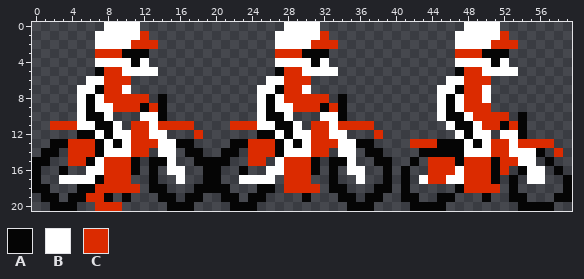
Pixel-art sprite -- assets/img/pilotStart.png. This is how it looked before the edit.
The file is 60x21 pixels.
Palette (. is transparent): A #050505  B #ffffff  C #db2b00
Pixels before, first column x 0:
 0 ........BBBB................BBBB................BBBB........
 1 .......BBBBBC..............BBBBBC..............BBBBBC.......
 2 .......BBBBCCC.............BBBBCCC.............BBBBCCC......
 3 .......CCCAAA..............CCCAAA..............CCCAAA.......
 4 .......BBBBAB..............BBBBAB..............BBBBAB.......
 5 .......ACCBBBB.............ACCBBBB.............ACCBBBB......
 6 ......BBCCC...............BBCCC...............BBCCC.........
 7 .....BBACCB..............BBACCB..............BBACCB.........
 8 .....BABCCCCC.A..........BABCCCCC.A..........BABCCB.........
 9 .....BABBCCCACA..........BABBCCCACA..........BABCCC.........
10 .....BAAB...BBA..........BAAB...BBA..........BAABCCCC.A.....
11 ..CCCBBAAB.CCBCCCC....CCCBBAAB.CCBCCCC........BAABCCACA.....
12 .....AABABBCCBB...C......AABABBCCBB...C........BABB.BBA.....
13 ..AACCCABABCCCBBAA....AACCCABABCCCBBAA....CCCAAABABCCBCCCC..
14 .AA.CCCABBBCC.BB.AA..AA.CCCABBBCC.BB.AA....AAAAABBBCCBBBA.C.
15 AA..CCABCCCA.AAB..AAAA..CC.BCCCA.AAB..AA..A.CCCACCCACCBB.A..
16 A..A..BBCCCA.A.BB..AA..A..BBCCCA.A.BB..A.A..CCCBCCCAC.ABB.A.
17 A..BBBBACCC..A..B..AA..BBBB.CCC..A..B..A.A.BCCBBCCCA.A.BB..A
18 AA...AACCCCC.AA...AAAA...AA.CCCC.AA...AA.A.....ACCCC.A.....A
19 .AA.AACCA.A...AA.AA..AA.AA....A...AA.AA..AA..AA...A..AA...AA
20 ..AAA..CCC.....AAA....AAA..........AAA....AAAA........AAAA..
After the commit:
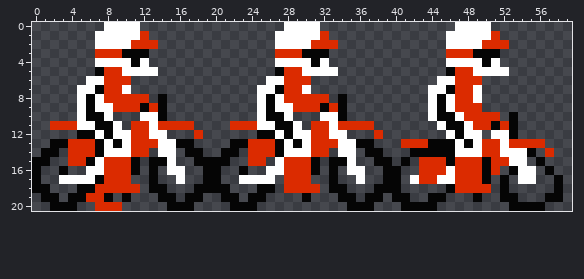
From the commit log: feat: add startBackground, DownConsole
Changes in this commit:
{"y":0,"x":47,"old":".","new":"B"}
{"y":0,"x":51,"old":"B","new":"."}
{"y":1,"x":46,"old":".","new":"B"}
{"y":1,"x":51,"old":"BC","new":"C."}
{"y":2,"x":46,"old":".","new":"B"}
{"y":2,"x":50,"old":"B","new":"C"}
{"y":2,"x":53,"old":"C","new":"."}
{"y":3,"x":46,"old":".","new":"C"}
{"y":3,"x":49,"old":"C","new":"A"}
{"y":3,"x":52,"old":"A","new":"."}
{"y":4,"x":46,"old":".","new":"B"}
{"y":4,"x":50,"old":"BAB","new":"AB."}
{"y":5,"x":46,"old":".A","new":"AC"}
{"y":5,"x":49,"old":"C","new":"B"}
{"y":5,"x":53,"old":"B","new":"."}
{"y":6,"x":45,"old":".","new":"B"}
{"y":6,"x":47,"old":"B","new":"C"}
{"y":6,"x":50,"old":"C","new":"."}
{"y":7,"x":44,"old":".","new":"B"}
{"y":7,"x":46,"old":"BA","new":"AC"}
{"y":7,"x":49,"old":"CB","new":"B."}
{"y":8,"x":44,"old":".BAB","new":"BABC"}
{"y":8,"x":49,"old":"CB","new":"B."}
{"y":9,"x":44,"old":".BAB","new":"BABC"}
{"y":9,"x":50,"old":"C","new":"."}
{"y":10,"x":44,"old":".B","new":"BA"}
{"y":10,"x":47,"old":"AB","new":"BC"}
{"y":10,"x":52,"old":"C.A","new":".A."}
{"y":11,"x":45,"old":".B","new":"BA"}
{"y":11,"x":48,"old":"AB","new":"BC"}
{"y":11,"x":51,"old":"CACA","new":"ACA."}
{"y":12,"x":46,"old":".BA","new":"BAB"}
{"y":12,"x":50,"old":"B.","new":".B"}
{"y":12,"x":53,"old":"BA","new":"A."}
{"y":13,"x":41,"old":".","new":"C"}
{"y":13,"x":44,"old":"C","new":"A"}
{"y":13,"x":47,"old":"ABAB","new":"BABC"}
{"y":13,"x":52,"old":"CB","new":"BC"}
{"y":13,"x":57,"old":"C","new":"."}
{"y":14,"x":42,"old":".","new":"A"}
{"y":14,"x":47,"old":"A","new":"B"}
{"y":14,"x":50,"old":"B","new":"C"}
{"y":14,"x":52,"old":"C","new":"B"}
{"y":14,"x":55,"old":"BA.C","new":"A.C."}
{"y":15,"x":41,"old":".A.","new":"A.C"}
{"y":15,"x":46,"old":"CA","new":"AC"}
{"y":15,"x":50,"old":"CA","new":"AC"}
{"y":15,"x":53,"old":"C","new":"B"}
{"y":15,"x":55,"old":"B.A","new":".A."}
{"y":16,"x":40,"old":".A","new":"A."}
{"y":16,"x":43,"old":".","new":"C"}
{"y":16,"x":46,"old":"CB","new":"BC"}
{"y":16,"x":50,"old":"CAC.A","new":"AC.AB"}
{"y":16,"x":56,"old":"B.A","new":".A."}
{"y":17,"x":40,"old":".A.B","new":"A.BC"}
{"y":17,"x":45,"old":"C","new":"B"}
{"y":17,"x":47,"old":"B","new":"C"}
{"y":17,"x":50,"old":"CA.A.","new":"A.A.B"}
{"y":17,"x":56,"old":"B","new":"."}
{"y":17,"x":58,"old":".A","new":"A."}
{"y":18,"x":40,"old":".A","new":"A."}
{"y":18,"x":46,"old":".A","new":"AC"}
{"y":18,"x":51,"old":"C.A","new":".A."}
{"y":18,"x":58,"old":".A","new":"A."}
{"y":19,"x":40,"old":".","new":"A"}
{"y":19,"x":42,"old":"A","new":"."}
{"y":19,"x":44,"old":".","new":"A"}
{"y":19,"x":46,"old":"A","new":"."}
{"y":19,"x":49,"old":".A","new":"A."}
{"y":19,"x":52,"old":".","new":"A"}
{"y":19,"x":54,"old":"A","new":"."}
{"y":19,"x":57,"old":".","new":"A"}
{"y":19,"x":59,"old":"A","new":"."}
{"y":20,"x":41,"old":".","new":"A"}
{"y":20,"x":45,"old":"A","new":"."}
{"y":20,"x":53,"old":".","new":"A"}
{"y":20,"x":57,"old":"A","new":"."}
{"label":"changed","picture_box":[392,22,572,211]}
